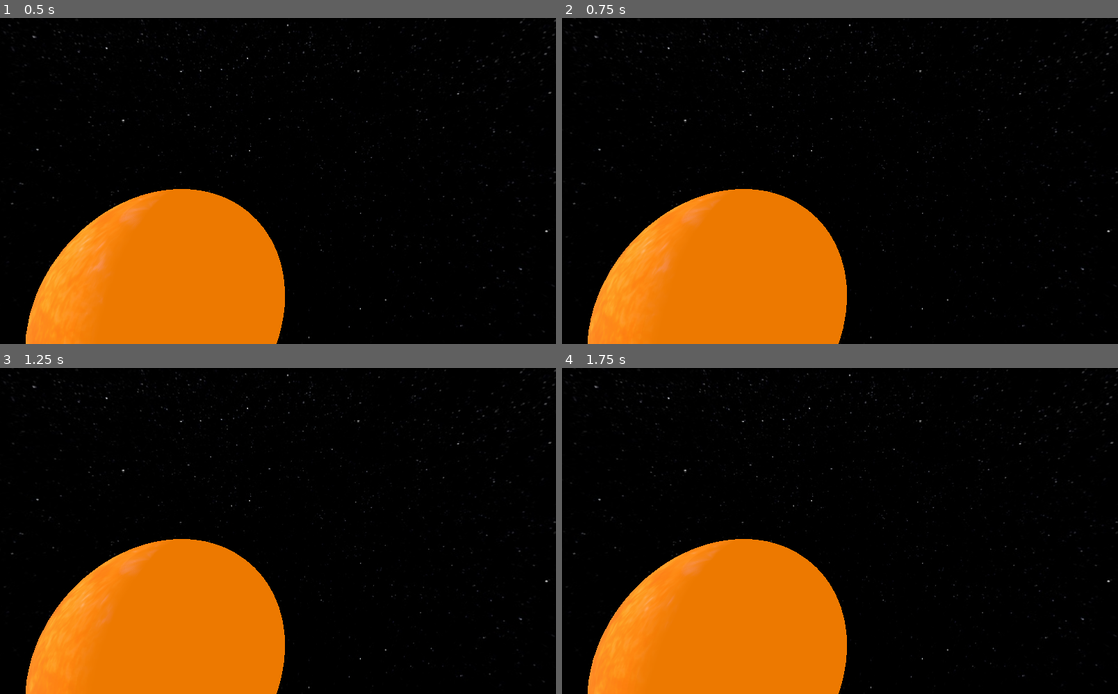
Above: before the commit, frames 1-4 (two rows, left to right).
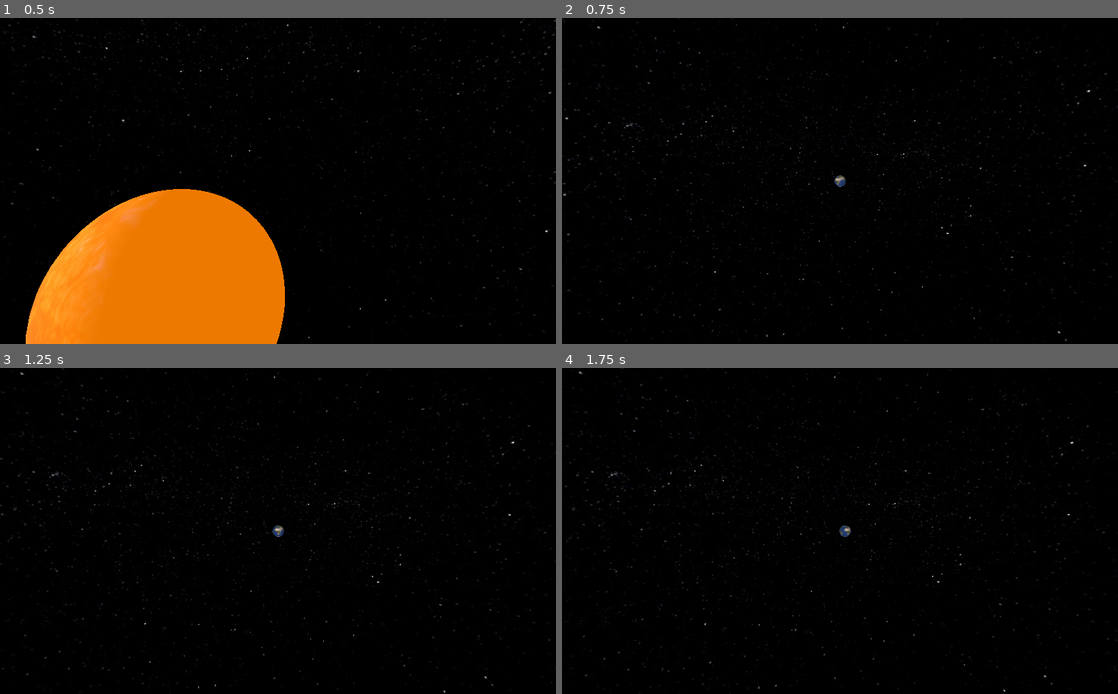
Above: after the commit, the same moments.

Repository: omerkisa1/solarSystem
Game: Godot game, scene res://main.tscn
Same seed, same stepped clock (60 frames per second), same inputs: the game is played once before the commit and once after it.
Inputs (mouse positions are in pixels of both pictures, inside the frame that each line leads up to):
- Up to frame 1 (0.5 s): no input
- Up to frame 2 (0.75 s): move the mouse to (962, 164) at 0.52 s; tap F (ui_focus, bound only after the commit) at 0.6 s; click (962, 164) at 0.67 s
- Up to frame 3 (1.25 s): no input
- Up to frame 4 (1.75 s): move the mouse to (728, 547) at 1.27 s; tap F (ui_focus, bound only after the commit) at 1.35 s; click (728, 547) at 1.42 s

Frame 1 is identical in both runs. In frame 2, 19% of the frame differs, in the area x 0-100%, y 0-100%; in frame 3, 19%; in frame 4, 19%.

Commit message:
camera lock update

Diff:
--- a/eclipse/Camera.gd
+++ b/eclipse/Camera.gd
@@ -12,6 +12,18 @@
 var mouse_left_pressed = false
 var last_mouse_position = Vector2()
 
+# Dünya'ya odaklanma ayarları
+var is_locked_on_earth = false  # Kamera Dünya'ya kilitlenmiş mi?
+onready var earth = null  # Dünya düğümüne referans
+
+func _ready():
+	# Dünya düğümünü bul
+	earth = get_node("../EarthOrbit/earth")  # Sahne yapınıza göre bu yolu kontrol edin
+	if earth:
+		print("Dünya bulundu: ", earth.name)
+	else:
+		print("Dünya bulunamadı! Yol hatalı olabilir.")
+
 func _input(event):
 	# Orta fare tuşuyla pan kontrolü
 	if event is InputEventMouseButton:
@@ -22,8 +34,16 @@
 			mouse_left_pressed = event.pressed
 			last_mouse_position = event.position
 
-	# Fare hareketini kontrol et
-	if event is InputEventMouseMotion:
+	# Dünya'ya odaklanma tuşu (örnek: F tuşu)
+	if Input.is_action_just_pressed("ui_focus"):
+		is_locked_on_earth = !is_locked_on_earth  # Kilit durumunu değiştirin
+		if is_locked_on_earth:
+			print("Kamera Dünya'ya odaklandı.")
+		else:
+			print("Kamera serbest moda geçti.")
+
+	# Fare hareketini kontrol et (serbest moddayken)
+	if event is InputEventMouseMotion and not is_locked_on_earth:
 		if mouse_middle_pressed:  # Pan hareketi
 			var delta = event.position - last_mouse_position
 			translate(Vector3(-delta.x * pan_speed * 0.01, delta.y * pan_speed * 0.01, 0))
@@ -46,3 +66,8 @@
 	var new_translation = translation + transform.basis.z * amount
 	if new_translation.length() >= min_distance and new_translation.length() <= max_distance:
 		translation = new_translation
+
+func _process(delta):
+	# Eğer Dünya'ya kilitlenmişse, Dünya'ya odaklan
+	if is_locked_on_earth and earth:
+		look_at(earth.global_transform.origin, Vector3.UP)
--- /dev/null
+++ b/eclipse/PathFollow.gd
@@ -0,0 +1,6 @@
+extends PathFollow
+
+var speed = 1.0  # Yörünge hızı
+
+func _process(delta):
+	offset += speed * delta  # Yörüngede hareket
--- /dev/null
+++ b/eclipse/TrailGeometry.gd
@@ -0,0 +1,25 @@
+extends ImmediateGeometry
+
+var trail_points = []  # Çizgi için pozisyonlar
+var max_trail_length = 50  # Çizginin maksimum uzunluğu
+
+func _process(delta):
+	# Dünya'nın (earth) pozisyonunu alın
+	var earth_position = get_node("../EarthOrbit/earth").global_transform.origin
+
+	# Pozisyonu kaydedin
+	trail_points.append(earth_position)
+	if trail_points.size() > max_trail_length:
+		trail_points.pop_front()  # Eski noktaları kaldırın
+
+	# Çizgiyi güncelleyin
+	draw_trail()
+
+func draw_trail():
+	clear()
+
+	var scale_factor = 10.0
+	begin(Mesh.PRIMITIVE_LINE_STRIP)
+	for point in trail_points:
+		add_vertex(point * scale_factor)  # Her bir pozisyonu çiz
+	end()
--- a/eclipse/earthLine.gd
+++ b/eclipse/earthLine.gd
@@ -1,20 +1,15 @@
-extends ImmediateGeometry
+extends Line2D
 
-var trail_points = []
-var max_points = 200  # Maksimum nokta sayısı
+var radius = 200.0  # Yörünge yarıçapı (2D için büyük bir değer kullanın)
+var segments = 64  # Dairenin pürüzsüzlüğü
 
-func _process(delta):
-	# İz bırakması için pozisyonu ekle
-	var current_position = global_transform.origin
-	trail_points.append(current_position)
+func _ready():
+	draw_orbit()
 
-	# Maksimum noktayı aşarsa eski noktaları sil
-	if trail_points.size() > max_points:
-		trail_points.pop_front()
-
-	# Çizgiyi güncelle
-	clear()
-	begin(Mesh.PRIMITIVE_LINE_STRIP)
-	for point in trail_points:
-		add_vertex(point)
-	end()
+func draw_orbit():
+	clear_points()  # Önceki noktaları temizle
+	for i in range(segments):
+		var angle = i * 2.0 * PI / segments
+		var x = radius * cos(angle)
+		var y = radius * sin(angle)
+		add_point(Vector2(x, y))  # Her noktayı 2D uzayda ekle
--- /dev/null
+++ b/eclipse/main.gd
@@ -0,0 +1,16 @@
+extends Spatial
+
+
+# Declare member variables here. Examples:
+# var a = 2
+# var b = "text"
+
+
+# Called when the node enters the scene tree for the first time.
+func _ready():
+	pass # Replace with function body.
+
+
+# Called every frame. 'delta' is the elapsed time since the previous frame.
+#func _process(delta):
+#	pass
--- a/eclipse/main.tscn
+++ b/eclipse/main.tscn
@@ -9,6 +9,8 @@
 [ext_resource path="res://DirectionalLight.gd" type="Script" id=7]
 [ext_resource path="res://EarthOrbit.gd" type="Script" id=8]
 [ext_resource path="res://MoonOrbit.gd" type="Script" id=9]
+[ext_resource path="res://main.gd" type="Script" id=10]
+[ext_resource path="res://TrailGeometry.gd" type="Script" id=11]
 
 [sub_resource type="Shader" id=1]
 
@@ -66,11 +68,11 @@
 shader_param/earth_position = null
 shader_param/earth_radius = null
 
-[sub_resource type="CylinderMesh" id=13]
-top_radius = 10.0
-height = 0.1
+[sub_resource type="SpatialMaterial" id=13]
+albedo_color = Color( 1, 0, 0, 1 )
 
 [node name="Spatial" type="Spatial"]
+script = ExtResource( 10 )
 
 [node name="Camera" type="Camera" parent="."]
 transform = Transform( 1, 0, 0, 0, 0.866025, 0.5, 0, -0.5, 0.866025, 0, 30, 20 )
@@ -110,5 +112,6 @@
 material/0 = SubResource( 12 )
 script = ExtResource( 6 )
 
-[node name="MeshInstance" type="MeshInstance" parent="EarthOrbit"]
-mesh = SubResource( 13 )
+[node name="TrailGeometry" type="ImmediateGeometry" parent="."]
+material_override = SubResource( 13 )
+script = ExtResource( 11 )
--- a/eclipse/moonLine.gd
+++ b/eclipse/moonLine.gd
@@ -1,19 +1,18 @@
 extends ImmediateGeometry
 
-var trail_points = []
-var max_points = 200  # Maksimum nokta sayısı
+var radius = 10.0  # Yörünge yarıçapı (örneğin, Dünya için 10 birim)
+var segments = 64  # Dairenin ne kadar pürüzsüz olacağı (daha fazla segment = daha pürüzsüz çizgi)
 
-func _process(delta):
-	# Mevcut pozisyonu trail_points'e ekle
-	trail_points.append(global_transform.origin)
+func _ready():
+	draw_orbit()
 
-	# Maksimum noktayı aşarsa en eski noktayı sil
-	if trail_points.size() > max_points:
-		trail_points.pop_front()
+func draw_orbit():
+	clear()  # Önceki çizimi temizle
+	begin(Mesh.PRIMITIVE_LINE_LOOP)  # Kapalı bir daire çizin
 
-	# Çizgiyi çizin
-	clear()
-	begin(Mesh.PRIMITIVE_LINE_STRIP)
-	for point in trail_points:
-		add_vertex(point)
+	for i in range(segments):
+		var angle = i * 2.0 * PI / segments  # Daire için açıyı hesapla
+		var x = radius * cos(angle)  # X ekseni için nokta
+		var z = radius * sin(angle)  # Z ekseni için nokta
+		add_vertex(Vector3(x, 0, z))  # Çizgi için bir nokta ekle
 	end()
--- a/eclipse/project.godot
+++ b/eclipse/project.godot
@@ -24,10 +24,24 @@
 "görünüm"=false
 "Use HDR"=false
 glow=true
+"Input Map"=true
 
 [gui]
 
 common/drop_mouse_on_gui_input_disabled=true
+
+[input]
+
+ui_focus_next={
+"deadzone": 0.5,
+"events": [ Object(InputEventKey,"resource_local_to_scene":false,"resource_name":"","device":0,"alt":false,"shift":false,"control":false,"meta":false,"command":false,"pressed":false,"scancode":16777218,"physical_scancode":0,"unicode":0,"echo":false,"script":null)
+ ]
+}
+ui_focus={
+"deadzone": 0.5,
+"events": [ Object(InputEventKey,"resource_local_to_scene":false,"resource_name":"","device":0,"alt":false,"shift":false,"control":false,"meta":false,"command":false,"pressed":false,"scancode":0,"physical_scancode":70,"unicode":0,"echo":false,"script":null)
+ ]
+}
 
 [physics]
 
Not shown: 1 places in eclipse/main.tscn that only renumber resources
